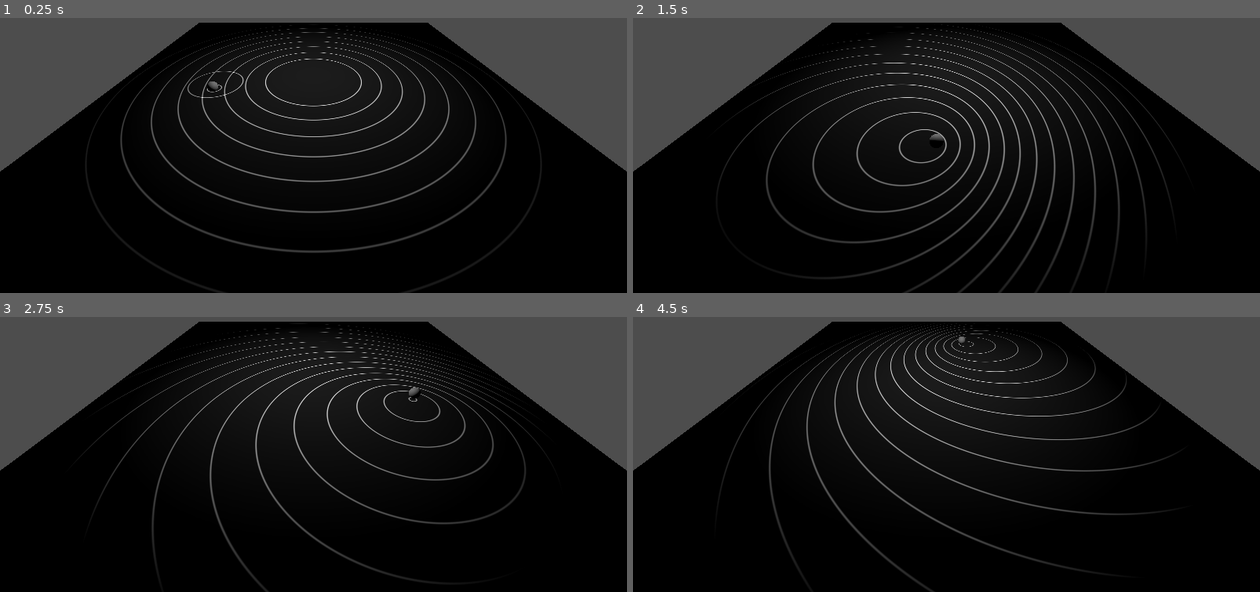
Above: before the commit, frames 1-4 (two rows, left to right).
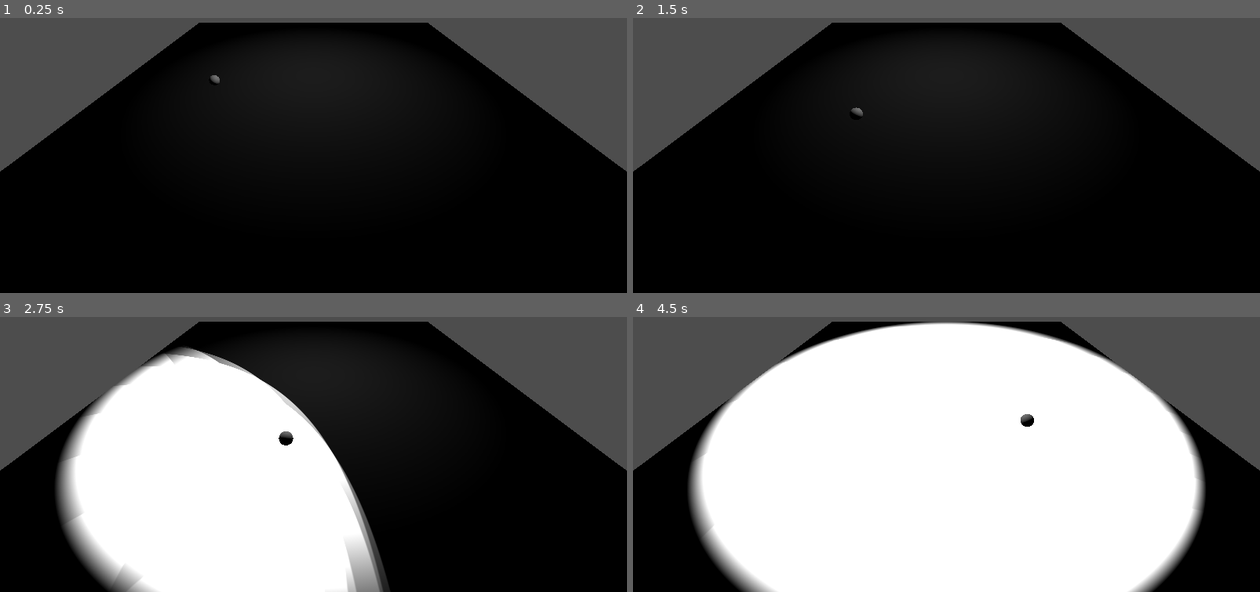
Above: after the commit, the same moments.

Repository: Techno3d/QuantumFinal
Game: Godot game, scene res://pilotwavedoubleslit.tscn
Same seed, same stepped clock (60 frames per second), same inputs: the game is played once before the commit and once after it.
Inputs:
- Up to frame 1 (0.25 s): no input
- Up to frame 2 (1.5 s): no input
- Up to frame 3 (2.75 s): no input
- Up to frame 4 (4.5 s): no input

The runs differ from the first frame. In frame 1, 3.2% of the frame differs, in the area x 13-87%, y 2-100%; in frame 2, 4.1%; in frame 3, 36%; in frame 4, 68%, in the area x 8-92%, y 1-100%.

Commit message:
trynna do reflection

Diff:
--- a/Move.gd
+++ b/Move.gd
@@ -10,4 +10,4 @@
 # Called every frame. 'delta' is the elapsed time since the previous frame.
 func _process(delta):
 	t+=delta;
-	position = Vector3(10*sin(t), 0.5, 10*cos(t))
+	position = Vector3(10*sin(t/2), 0.5, 10*cos(t/2))
--- a/plane.gd
+++ b/plane.gd
@@ -5,14 +5,14 @@
 
 func _ready():
 	for i in range(0, 15):
-		stored_poses.push_back(Vector3(0, 1.5/15.0*i, 0));
+		stored_poses.push_back(Vector3(0, 3/15.0*i, 0));
 
 
 # Called every frame. 'delta' is the elapsed time since the previous frame.
 func _process(delta):
 	for i in range(0, stored_poses.size()):
 		stored_poses[i].y += delta
-		if stored_poses[i].y > 1.5:
+		if stored_poses[i].y > 3:
 			stored_poses[i] = particle.global_position
 			stored_poses[i].y = 0
 	get_surface_override_material(0).set_shader_parameter("pos", stored_poses)
--- a/shaders/plane_waves.gdshader
+++ b/shaders/plane_waves.gdshader
@@ -19,11 +19,18 @@
 
 void fragment() {
 	vec2 st = UV*2.-1.;
-	vec3 col = vec3(0.);
+	float height = 0.;
 	for(int i = 0; i < 15; i++) {
-		col += vec3(1.-smoothstep(0., 0.005, abs(distance(st, normalized[i].xz)-pos[i].y)) );
+		vec2 dir = vec2(1., 0.);
+		if(dot(dir, normalized[i].xz) > 0.) {
+			vec2 center = normalized[i].xz / length(normalized[i].xz);
+			center *= 1./center.x;
+			float goofyDist = distance(st, center);
+			height += 1.-smoothstep(0., 0.005, abs(goofyDist)-pos[i].y);
+		}
+		//height += 1.-smoothstep(0., 0.005, abs(distance(st, normalized[i].xz)-pos[i].y));
 	}
-	ALBEDO = col;
+	ALBEDO = vec3(height);
 }
 
 //void light() {
